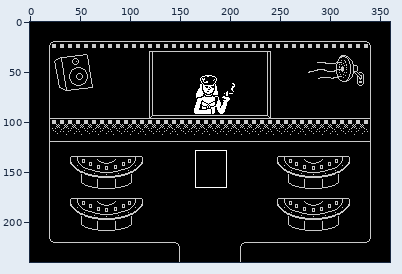
File history of a pixel-art file, Amity Chain (Art Files)/Digital Art/Sprites/Rooms/Project Files/CentraliaTown/RoomShop_TheMoneyStore.aseprite. Above: a wide view before the commit, with the close-up outlined.
Close-up. Before:
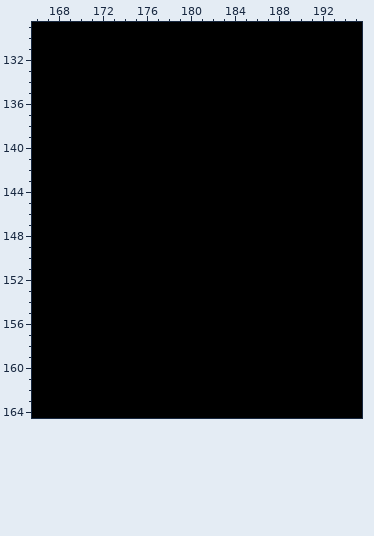
360x240 pixels, 1 frame. Shown: x 166..195, y 129..164.
After the commit:
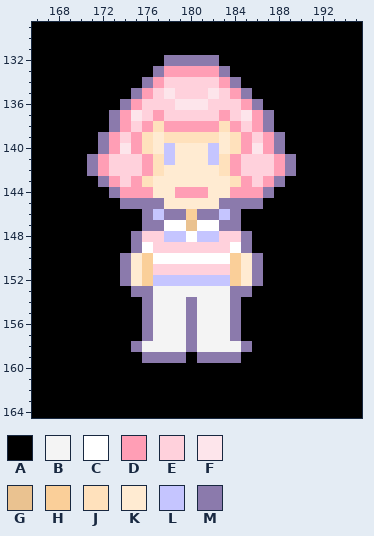
Palette (. is transparent): A #000000  B #f4f4f4  C #ffffff  D #ff9eb5  E #ffd1dc  F #fde5eb  G #eac290  H #facf99  J #ffe1bc  K #ffebd2  L #c5c5ff  M #8b7aac
What changed:
layer "Player" now shown
Layer "Player":
y 132: x 178..182 AAAAA -> MMMMM
y 133: x 177..183 AAAAAAA -> MDDDDDM
y 134: x 176..184 AAAAAAAAA -> MDEEEEEDM
y 135: x 175..185 AAAAAAAAAAA -> MDEFEEEFEDM
y 136: x 174..186 AAAAAAAAAAAAA -> MDEEEFFFEEEDM
y 137: x 173..187 AAAAAAAAAAAAAAA -> MDFEDEEEEEDEFDM
y 138: x 173..187 AAAAAAAAAAAAAAA -> MDEDJDDDDDJDEDM
y 139: x 172..188 AAAAAAAAAAAAAAAAA -> MDEDJKJJJJJKJDEDM
y 140: x 172..188 AAAAAAAAAAAAAAAAA -> MDFDJKLKKKLKJDFDM
y 141: x 171..189 AAAAAAAAAAAAAAAAAAA -> MDEEEDJLKKKLJDEEEDM
y 142: x 171..189 AAAAAAAAAAAAAAAAAAA -> MDEEEDJKKKKKJDEEEDM
y 143: x 172..188 AAAAAAAAAAAAAAAAA -> MDEDJKKKKKKKJDEDM
y 144: x 173..187 AAAAAAAAAAAAAAA -> MDDDKKDDDKKDDDM
y 145: x 174..186 AAAAAAAAAAAAA -> MMMMKKKKKMMMM
y 146: x 176..184 AAAAAAAAA -> MLMMHMMLM
y 147: x 176..184 AAAAAAAAA -> MMCCGCCMM
y 148: x 175..185 AAAAAAAAAAA -> MEELLCLLEEM
y 149: x 175..185 AAAAAAAAAAA -> MCEEEEEEECM
y 150: x 174..186 AAAAAAAAAAAAA -> MKHCCCCCCCHKM
y 151: x 174..186 AAAAAAAAAAAAA -> MKHEEEEEEEHKM
y 152: x 174..186 AAAAAAAAAAAAA -> MKHLLLLLLLHKM
y 153: x 175..185 AAAAAAAAAAA -> MMBBBBBBBMM
y 154..157: x 176..184 AAAAAAAAA -> MBBBMBBBM
y 158: x 175..185 AAAAAAAAAAA -> MBBBBMBBBBM
y 159: x 176..179 AAAA -> MMMM; x 181..184 AAAA -> MMMM
